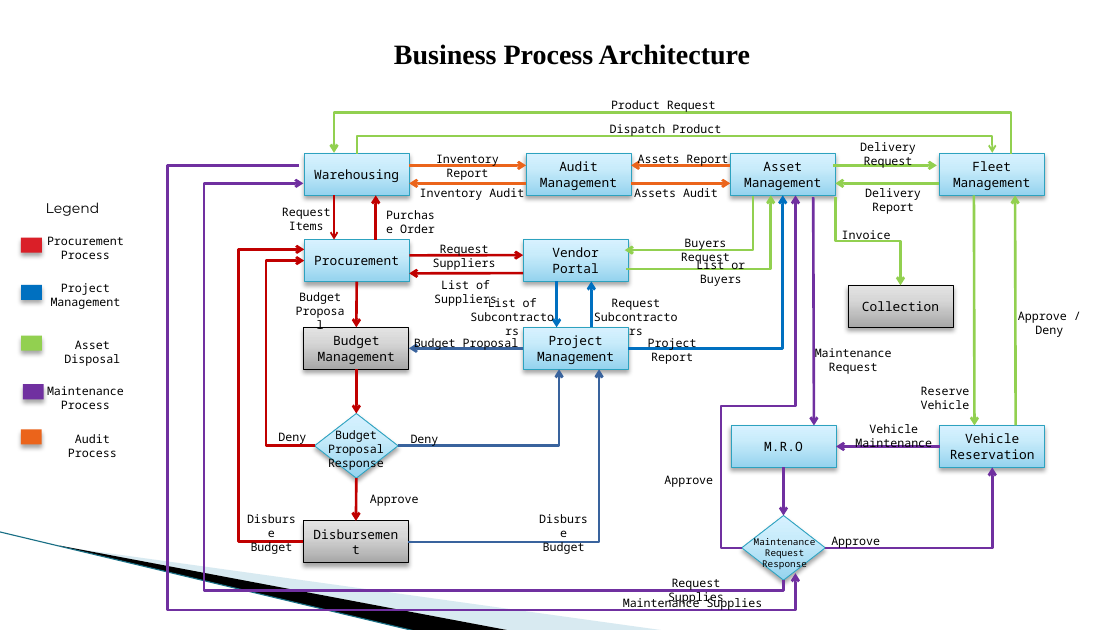
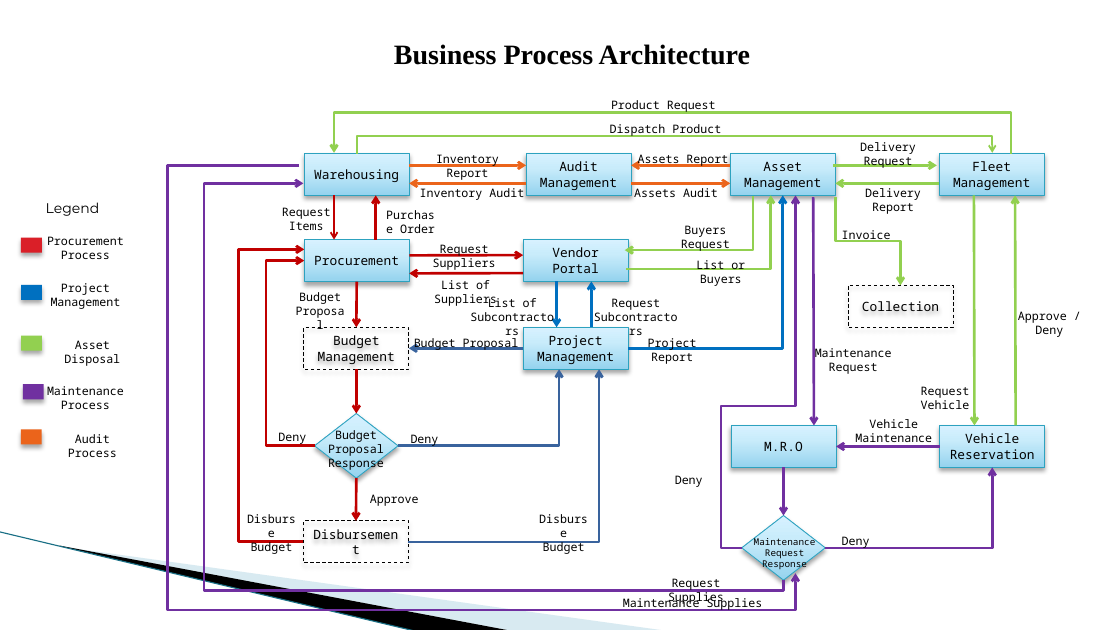
Before and after one commit to 4everUrs/document, a slide deck: slide 5 of SMS-Logistics.pptx (slide 6 before the commit). Drawn at 1120x630 pixels with LibreOffice and Linux fonts; fonts in the diff are those of the drawing; background and template pictures are left out. Boxes give left, top, right and bottom in pixels: in the first picture for what was removed or moved away, otherwise in the second. Text is boxed around its words. In the diff, an @@ line names an element or a change of style, - is before the commit and + after.

```diff
--- a/SMS-Logistics.pptx
+++ b/SMS-Logistics.pptx
@@ text "Buyers Request": place and size @@
-text "Buyers Request" at (681,238,730,265)
+text "Buyers Request" at (681,225,730,251)
@@ text at (921,386,970,409): text changed @@
-Reserve Vehicle
+Request Vehicle
@@ text "Vehicle Maintenance": place and size @@
-text "Vehicle Maintenance" at (855,424,932,448)
+text "Vehicle Maintenance" at (855,419,932,446)
@@ text at (675,475,703,487): text changed @@
-Approve
+Deny
@@ fill gradient #A7A7A7 to #D8D8D8 to #E4E4E4 to none; outline #000000 0.75 pt to #000000 0.75 pt dashed in 3 elements at (304,328,409,370), (848,286,953,328), (303,521,408,563) @@
@@ text at (842,536,870,549): text changed @@
-Approve
+Deny
```
Also in this commit, not shown: 3 other slides changed, 1 slide removed, 3 other files.
